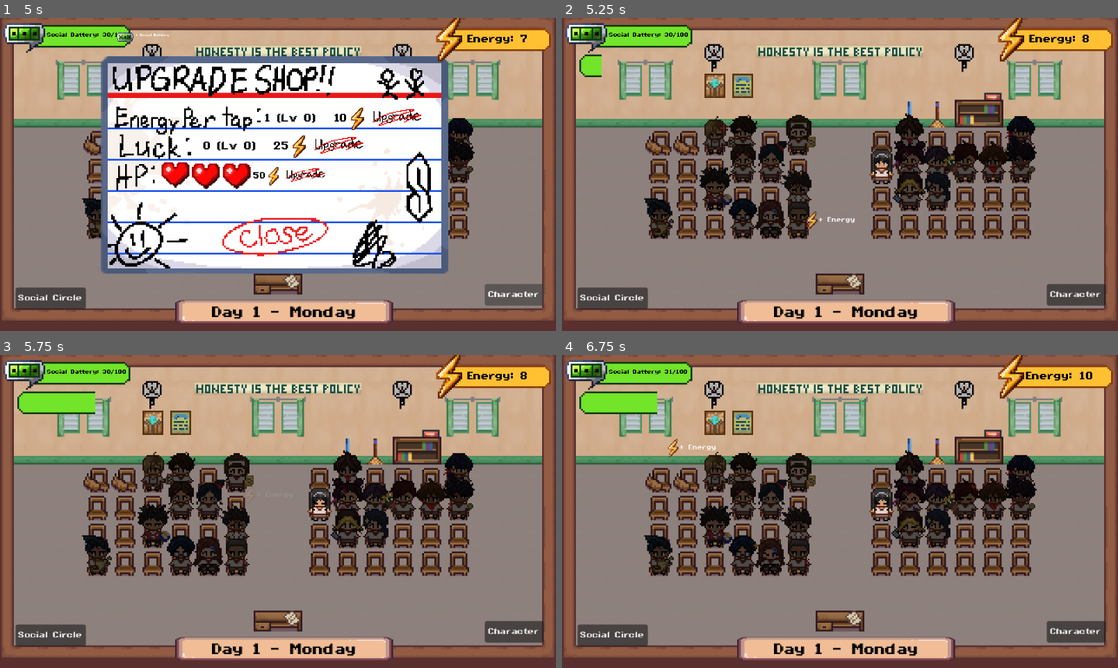
Above: before the commit, frames 1-4 (two rows, left to right).
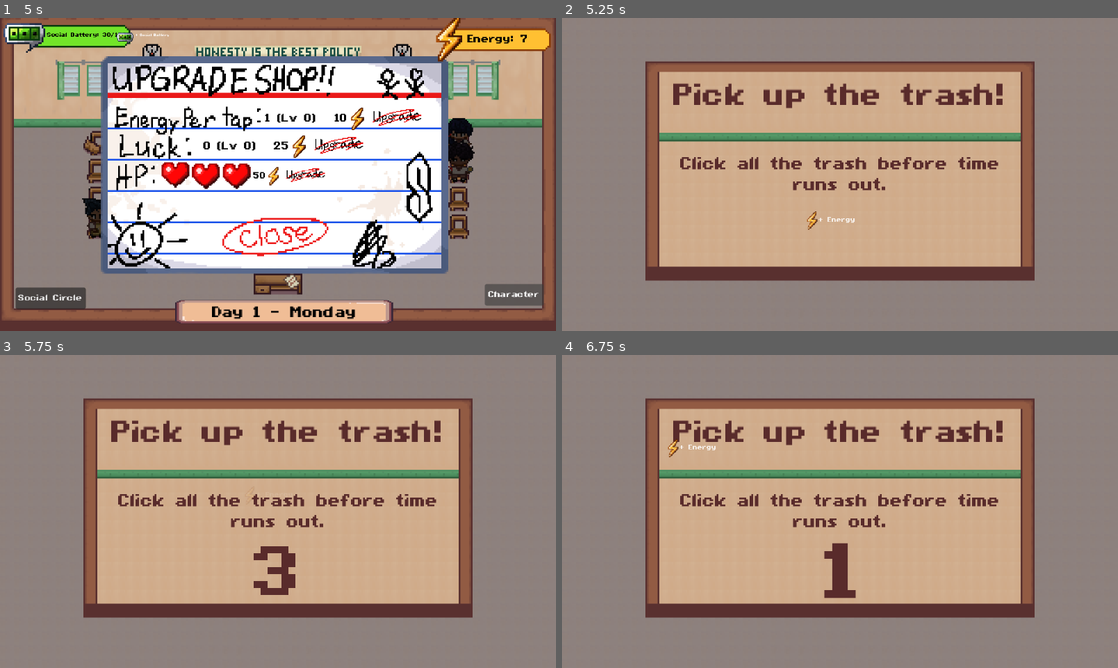
Above: after the commit, the same moments.

Repository: AzeOcram/checkpoint-gamejam
Game: Godot game, scene res://scenes/main/main.tscn
Same seed, same stepped clock (60 frames per second), same inputs: the game is played once before the commit and once after it.
Inputs (mouse positions are in pixels of both pictures, inside the frame that each line leads up to):
- Up to frame 1 (5 s): click (5, 74) at 0.52 s; tap Enter at 1.25 s; move the mouse to (400, 158) at 1.27 s; press the mouse at (400, 158) at 1.28 s; tap Space at 2 s; move the mouse to (166, 190) at 2.02 s; release the mouse at (166, 190) at 2.03 s; hold S 2.03-2.78 s; click (166, 190) at 2.1 s; move the mouse to (333, 105) at 2.77 s; press the mouse at (333, 105) at 2.78 s; release the mouse at (333, 105) at 3.5 s; click "Social Circle" at 3.5 s; click "Character" at 4.25 s
- Up to frame 2 (5.25 s): move the mouse to (812, 237) at 5.02 s; click (812, 237) at 5.1 s
- Up to frame 3 (5.75 s): no input
- Up to frame 4 (6.75 s): move the mouse to (1006, 558) at 5.77 s; press the mouse at (1006, 558) at 5.78 s; hold S from 5.78 s (still down); move the mouse to (673, 464) at 6.52 s; release the mouse at (673, 464) at 6.53 s; click (673, 464) at 6.6 s

Frame 1 is identical in both runs. In frame 2, 76% of the frame differs, in the area x 0-100%, y 0-100%; in frame 3, 76%; in frame 4, 76%.

Commit message:
feat(luck): roll Luck skip on QTE start screen, 25% at max

Diff:
--- a/scripts/qte/event_qte_system.gd
+++ b/scripts/qte/event_qte_system.gd
@@ -7,6 +7,7 @@
 
 
 @onready var timer: Node = $Timer
+@onready var stats_system: Node = get_node("../StatsSystem")
 
 
 var qte_list = QTEList.new().qte_list
@@ -23,6 +24,8 @@
 
 
 func calculate_interval() -> float:
+	return 5.0 # TEMP: testing, remove to restore progress-based intervals
+
 	var progress = Player.progress_score
 
 	if progress < 0.2:
@@ -113,7 +116,15 @@
 
 	var intro := QTEStartingScreen.new_screen()
 	get_tree().root.add_child(intro)
-	await intro.play(qte_data)
+	# Luck skips random event QTEs only; friend-request QTEs never roll.
+	var lucky: bool = stats_system.roll_luck_skip()
+	await intro.play(qte_data, lucky)
+
+	if lucky:
+		active_qte.queue_free()
+		active_qte = null
+		on_qte_finish(QTEData.Result.SUCCESS)
+		return
 
 	print("QTE instantiated")
 
--- a/scripts/qte/qte_starting_screen.gd
+++ b/scripts/qte/qte_starting_screen.gd
@@ -8,11 +8,16 @@
 #   var screen := QTEStartingScreen.new_screen()
 #   add_child(screen)
 #   await screen.play(qte_data)
+#
+# play(data, true) ends the countdown with a "friend saved you" message
+# (Luck skipped this QTE) instead of going straight to the QTE.
 
 const SCENE_PATH := "res://scenes/qte/qte_starting_screen.tscn"
 
 const COUNTDOWN_FROM := 3
 const STEP_SECONDS := 0.7
+const LUCKY_SECONDS := 1.8
+const LUCKY_MESSAGE := "Lucky! Your friend saved you from this one."
 
 # Columns / rows are in 8px tiles (viewport is 40 x 22.5 tiles).
 const PANEL := Rect2i(6, 3, 28, 16)
@@ -49,7 +54,7 @@
 
 
 # Returns once the countdown has finished and the screen has faded out.
-func play(data: QTEData) -> void:
+func play(data: QTEData, lucky: bool = false) -> void:
 	title_label.text = data.title
 	description_label.text = data.description
 	countdown_label.text = ""
@@ -66,6 +71,11 @@
 		pop.tween_property(countdown_label, "scale", Vector2.ONE, STEP_SECONDS * 0.6) \
 			.set_trans(Tween.TRANS_BACK).set_ease(Tween.EASE_OUT)
 		await get_tree().create_timer(STEP_SECONDS).timeout
+
+	if lucky:
+		countdown_label.text = ""
+		description_label.text = LUCKY_MESSAGE
+		await get_tree().create_timer(LUCKY_SECONDS).timeout
 
 	var fade_out := create_tween()
 	fade_out.tween_property(self, "modulate:a", 0.0, 0.2)
--- a/scripts/stats/stats_system.gd
+++ b/scripts/stats/stats_system.gd
@@ -36,7 +36,7 @@
 }
 
 # Each Luck point gives this chance to skip a QTE.
-const LUCK_CHANCE_PER_POINT := 0.01
+const LUCK_CHANCE_PER_POINT := 0.025
 
 var energy_system
 
--- a/tests/test_stats_system.gd
+++ b/tests/test_stats_system.gd
@@ -60,10 +60,10 @@
 	check(player.luck == 10, "luck never exceeds 10")
 	check(energy.get_amount() == before, "no energy spent at max")
 
-	# Luck chance is 1% per point; roll is deterministic when injected.
-	check(is_equal_approx(stats.get_luck_chance(), 0.10), "luck 10 -> 10% skip chance")
-	check(stats.roll_luck_skip(0.05), "roll below chance skips")
-	check(not stats.roll_luck_skip(0.10), "roll at chance does not skip")
+	# Luck chance is 2.5% per point (25% at max); roll is deterministic when injected.
+	check(is_equal_approx(stats.get_luck_chance(), 0.25), "luck 10 -> 25% skip chance")
+	check(stats.roll_luck_skip(0.24), "roll below chance skips")
+	check(not stats.roll_luck_skip(0.25), "roll at chance does not skip")
 	player.luck = 0
 	check(not stats.roll_luck_skip(0.0), "luck 0 never skips")
 	player.luck = 10
